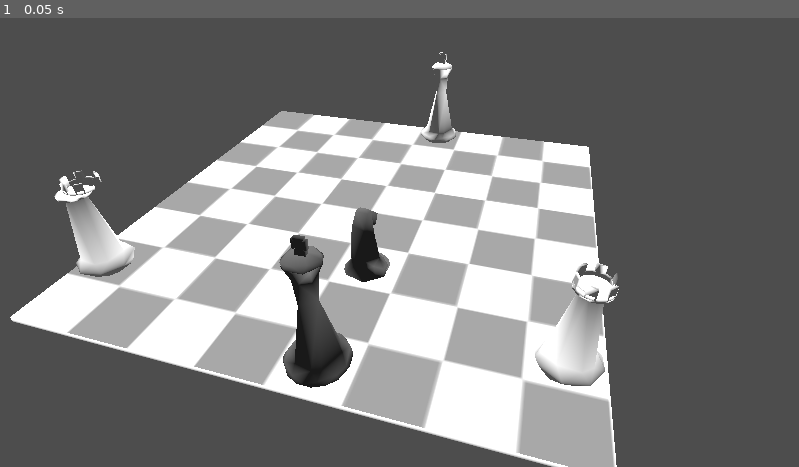
Above: before the commit, frame 1.
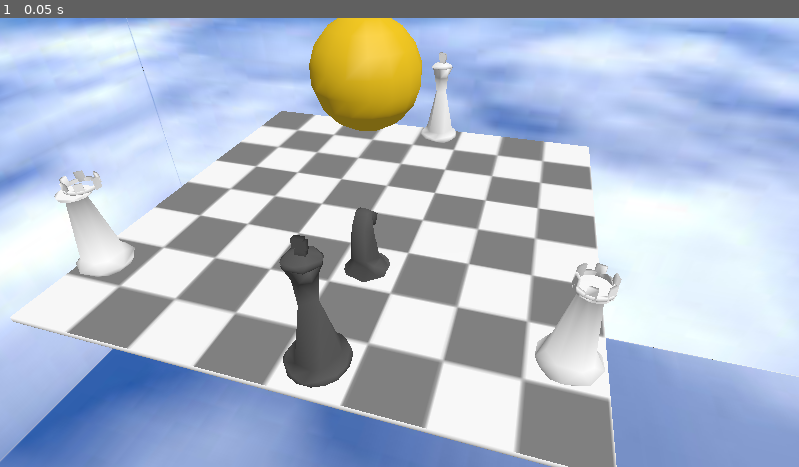
Above: after the commit, the same moment.

Repository: ThePlayerRolo/old-roblox-lighting-test
Game: Godot game, scene res://Scenes/Main.tscn
Two runs of this game, one before a commit and one after it. Both use one fixed random seed, a clock stepped at 60 frames per second and the inputs below. The project has no main scene, so this scene is started directly.
Inputs:
- Up to frame 1 (0.05 s): no input

The runs differ from the first frame. In frame 1, 83% of the frame differs, in the area x 0-100%, y 0-100%.

Commit message:
Yooo it works

Diff:
--- /dev/null
+++ b/External/SimpleSkybox/Skybox.gd
@@ -0,0 +1,34 @@
+@tool
+extends Node3D
+
+@onready var sky_mesh = preload("res://External/SimpleSkybox/skybox.obj")
+
+@export var TextureFront:Texture = null
+
+@export var TextureBack:Texture = null
+
+@export var TextureBottom:Texture = null
+
+@export var TextureUp:Texture = null
+
+@export var TextureLeft:Texture = null
+
+@export var TextureRight:Texture = null
+
+func create_mat(texture):
+	var m = StandardMaterial3D.new()
+	m.flags_unshaded = true
+	m.albedo_texture = texture
+	return m
+
+func _ready():
+	var i_mesh = MeshInstance3D.new()
+	i_mesh.name = "SkyMeshInstance"
+	i_mesh.mesh = sky_mesh
+	add_child(i_mesh)
+	i_mesh.set_surface_override_material(0, create_mat(TextureBottom))
+	i_mesh.set_surface_override_material(1, create_mat(TextureUp))
+	i_mesh.set_surface_override_material(2, create_mat(TextureFront))
+	i_mesh.set_surface_override_material(3, create_mat(TextureLeft))
+	i_mesh.set_surface_override_material(4, create_mat(TextureBack))
+	i_mesh.set_surface_override_material(5, create_mat(TextureRight))
--- /dev/null
+++ b/External/SimpleSkybox/Skybox.tscn
@@ -0,0 +1,6 @@
+[gd_scene format=3 uid="uid://c5qnti8vh66n1"]
+
+[ext_resource type="Script" uid="uid://cnmqil2h4myex" path="res://External/SimpleSkybox/Skybox.gd" id="1"]
+
+[node name="Skybox" type="Node3D" unique_id=1708258794]
+script = ExtResource("1")
--- /dev/null
+++ b/Resources/Shader/OldRobloxBase.tres
@@ -0,0 +1,7 @@
+[gd_resource type="StandardMaterial3D" format=3 uid="uid://4sseh06dvy0k"]
+
+[resource]
+shading_mode = 2
+albedo_color = Color(0.28578472, 0.5436541, 0.20553845, 1)
+rim_enabled = true
+disable_receive_shadows = true
--- /dev/null
+++ b/Resources/Shader/OldRobloxHeadTex.tres
@@ -0,0 +1,12 @@
+[gd_resource type="StandardMaterial3D" format=3 uid="uid://cvbcuy06pvg0o"]
+
+[resource]
+shading_mode = 2
+albedo_color = Color(0.9607843, 0.8039216, 0.1882353, 1)
+metallic_specular = 1.0
+roughness = 0.7
+rim = 0.45
+disable_receive_shadows = true
+grow_amount = 0.566
+stencil_flags = 2
+stencil_reference = 32
--- /dev/null
+++ b/Resources/Shader/OldRobloxTexture.tres
@@ -0,0 +1,9 @@
+[gd_resource type="StandardMaterial3D" format=3 uid="uid://d32lrqhytohte"]
+
+[ext_resource type="Texture2D" uid="uid://b2rvipo164kxg" path="res://Textures/ItemTests/Chessboard.png" id="1_2rgds"]
+
+[resource]
+shading_mode = 2
+albedo_texture = ExtResource("1_2rgds")
+rim_enabled = true
+disable_receive_shadows = true
--- /dev/null
+++ b/Resources/Sky/OldRobloxSky.tscn
@@ -0,0 +1,18 @@
+[gd_scene format=3 uid="uid://dv8v4rv4i0yey"]
+
+[ext_resource type="Script" uid="uid://cnmqil2h4myex" path="res://External/SimpleSkybox/Skybox.gd" id="1_ck5c8"]
+[ext_resource type="Texture2D" uid="uid://34c2ckaof730" path="res://Textures/default-sky/null_plainsky512_ft.jpg" id="2_ijutp"]
+[ext_resource type="Texture2D" uid="uid://bie4bhmvulmyg" path="res://Textures/default-sky/null_plainsky512_bk.jpg" id="3_rnfdt"]
+[ext_resource type="Texture2D" uid="uid://dujvlfbv2pd47" path="res://Textures/default-sky/null_plainsky512_dn.jpg" id="4_m4p7u"]
+[ext_resource type="Texture2D" uid="uid://c2psyhdi8c4g6" path="res://Textures/default-sky/null_plainsky512_up.jpg" id="5_u1qf6"]
+[ext_resource type="Texture2D" uid="uid://b72k3o7tbmwuy" path="res://Textures/default-sky/null_plainsky512_lf.jpg" id="6_mwju5"]
+[ext_resource type="Texture2D" uid="uid://5r3nb5m74jtk" path="res://Textures/default-sky/null_plainsky512_rt.jpg" id="7_v0rgh"]
+
+[node name="Skybox" type="Node3D" unique_id=1708258794]
+script = ExtResource("1_ck5c8")
+TextureFront = ExtResource("2_ijutp")
+TextureBack = ExtResource("3_rnfdt")
+TextureBottom = ExtResource("4_m4p7u")
+TextureUp = ExtResource("5_u1qf6")
+TextureLeft = ExtResource("6_mwju5")
+TextureRight = ExtResource("7_v0rgh")
--- a/Scenes/Main.tscn
+++ b/Scenes/Main.tscn
@@ -1,37 +1,31 @@
 [gd_scene format=3 uid="uid://dfihlyrkrnklw"]
 
-[ext_resource type="Sky" uid="uid://dkqiggr2wcrhn" path="res://Resources/Sky/SkyClass.tres" id="1_r150o"]
 [ext_resource type="ArrayMesh" uid="uid://b2kbswtsctird" path="res://Models/Chessboard.obj" id="2_idj7w"]
-[ext_resource type="Texture2D" uid="uid://b2rvipo164kxg" path="res://Textures/ItemTests/Chessboard.png" id="3_kln2b"]
+[ext_resource type="Material" uid="uid://d32lrqhytohte" path="res://Resources/Shader/OldRobloxTexture.tres" id="3_kln2b"]
+[ext_resource type="Material" uid="uid://cvbcuy06pvg0o" path="res://Resources/Shader/OldRobloxHeadTex.tres" id="4_pbw6q"]
+[ext_resource type="PackedScene" uid="uid://dv8v4rv4i0yey" path="res://Resources/Sky/OldRobloxSky.tscn" id="4_rgh2o"]
 
 [sub_resource type="Environment" id="Environment_c1w88"]
-background_color = Color(1, 1, 1, 1)
-sky = ExtResource("1_r150o")
+ambient_light_source = 2
 ambient_light_color = Color(0.49803922, 0.49803922, 0.49803922, 1)
+ssao_radius = 16.0
+ssao_intensity = 12.55
 
-[sub_resource type="StandardMaterial3D" id="StandardMaterial3D_idj7w"]
-shading_mode = 2
-
-[sub_resource type="BoxMesh" id="BoxMesh_r150o"]
-material = SubResource("StandardMaterial3D_idj7w")
-
-[sub_resource type="StandardMaterial3D" id="StandardMaterial3D_kln2b"]
-shading_mode = 2
-albedo_texture = ExtResource("3_kln2b")
-disable_receive_shadows = true
+[sub_resource type="SphereMesh" id="SphereMesh_rgh2o"]
+material = ExtResource("4_pbw6q")
+radial_segments = 16
+rings = 8
 
 [node name="Node3D" type="Node3D" unique_id=1804395328]
 
 [node name="DirectionalLight3D" type="DirectionalLight3D" parent="." unique_id=227408320]
-transform = Transform3D(0.8660234, -0.4340677, 0.24817064, 0.0018289536, 0.4990845, 0.86655134, -0.50000006, -0.7500001, 0.43301275, 0, 0, 0)
+transform = Transform3D(-0.5241922, 0.7384345, -0.42419004, 0.0018289605, 0.4990844, 0.8665514, 0.85159796, 0.45346385, -0.26296657, 0, 0, 0)
+light_color = Color(0.50140655, 0.5014065, 0.5014065, 1)
+light_specular = 9.814
 shadow_enabled = true
 
 [node name="WorldEnvironment" type="WorldEnvironment" parent="." unique_id=1823390945]
 environment = SubResource("Environment_c1w88")
-
-[node name="MeshInstance3D" type="MeshInstance3D" parent="." unique_id=109305952]
-visible = false
-mesh = SubResource("BoxMesh_r150o")
 
 [node name="Camera3D" type="Camera3D" parent="." unique_id=674806591]
 transform = Transform3D(-0.9601181, 0.16941358, -0.22242369, 0, 0.7955215, 0.6059254, 0.2795948, 0.5817599, -0.7637946, -1.432312, 2.098137, -3.873993)
@@ -39,4 +33,11 @@
 
 [node name="MeshInstance3D2" type="MeshInstance3D" parent="." unique_id=54221782]
 mesh = ExtResource("2_idj7w")
-surface_material_override/0 = SubResource("StandardMaterial3D_kln2b")
+surface_material_override/0 = ExtResource("3_kln2b")
+
+[node name="Skybox" parent="." unique_id=1708258794 instance=ExtResource("4_rgh2o")]
+transform = Transform3D(100, 0, 0, 0, 100, 0, 0, 0, 100, -2.3362503, 9.536743e-07, -3.497841)
+
+[node name="MeshInstance3D" type="MeshInstance3D" parent="." unique_id=452407678]
+transform = Transform3D(1, 0, 0, 0, 1, 0, 0, 0, 1, 0, 0.83814156, 0)
+mesh = SubResource("SphereMesh_rgh2o")
Not shown, added: External/SimpleSkybox/Skybox.gd.uid
Not shown, added: External/SimpleSkybox/skybox.obj
Not shown, added: External/SimpleSkybox/skybox.obj.import
Not shown, added: Models/2008LHead.obj
Not shown, added: Models/2008LHead.obj.import
